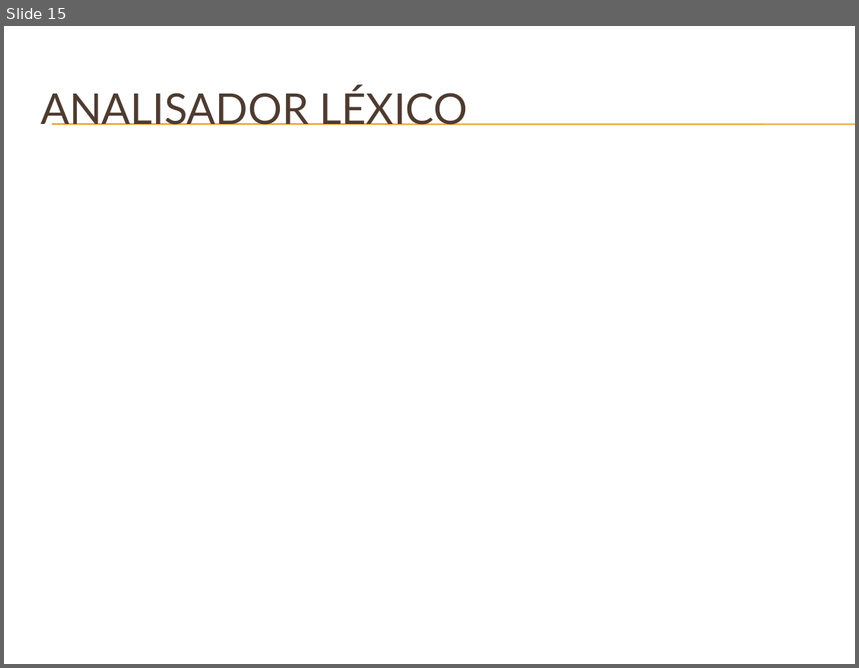
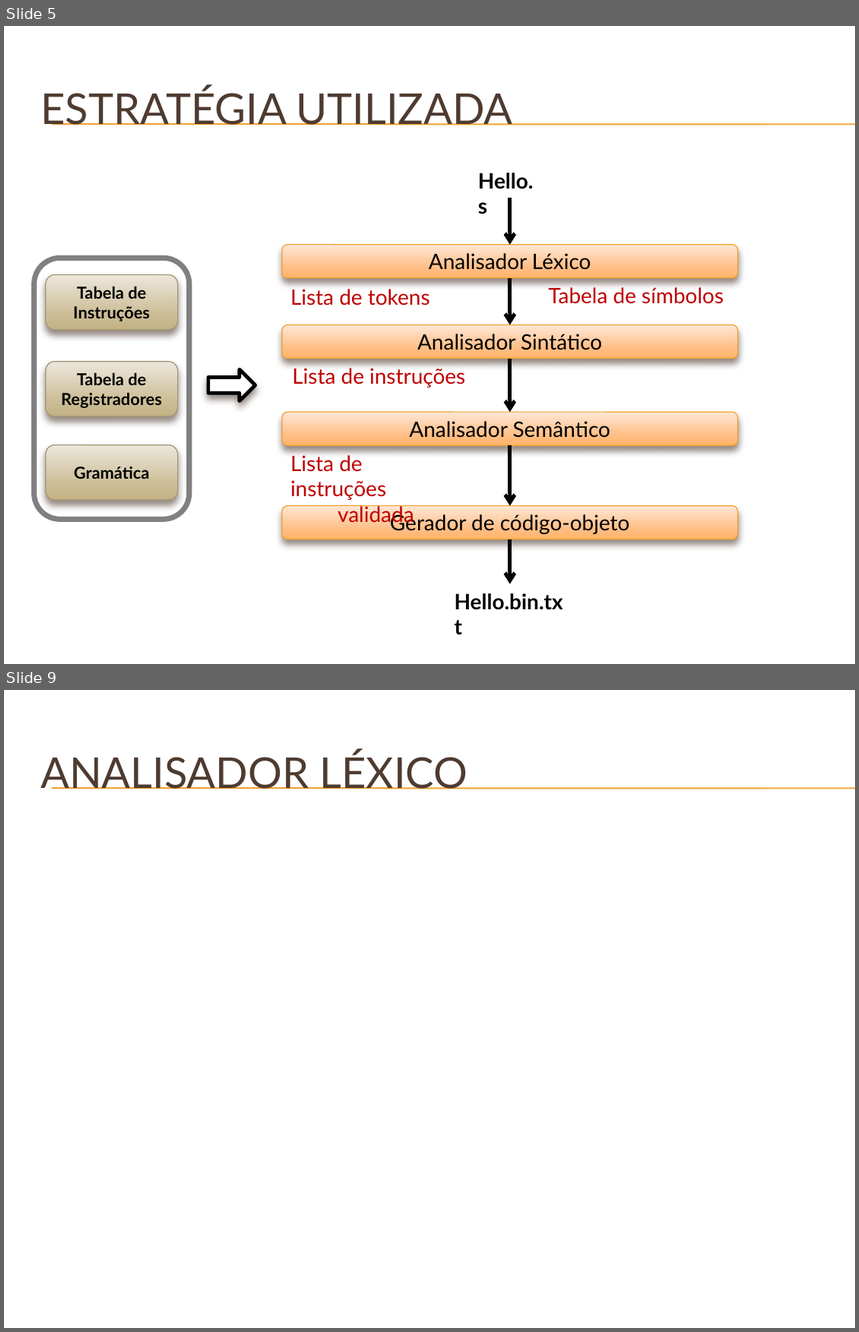
Before and after one commit to phdenis40/mips-assembler-unb, a slide deck: doc/Apresentação do GMAG – Software Básico.pptx. Shown one above the other, each under a label of ours: slide 15 before the commit, slides 5 and 9 after it; the slides between them are not shown. The pictures are 859x668 and 859x1332 pixels, drawn with LibreOffice and Linux fonts; fonts in the diff are those of the drawing; background and template pictures are left out. Boxes give left, top, right and bottom in pixels: in the first picture for what was removed or moved away, otherwise in the second. Text is boxed around its words. In the diff, an @@ line names an element or a change of style, - is before the commit and + after.

```diff
--- a/doc/Apresentação do GMAG – Software Básico.pptx
+++ b/doc/Apresentação do GMAG – Software Básico.pptx
@@ slide 5 added at (4,26,855,664), background picture (left out); not listed: 2 template elements that a slide beside it also shows @@
@@ title added at (40,87,512,126), 36 pt, text #4E3B30 @@
+ESTRATÉGIA UTILIZADA
@@ text added at (478,173,534,214), 18 pt, text #000000, bold @@
+Hello.s
@@ arrow added from (509, 198) to (509, 245), #000000 3 pt @@
@@ rounded rectangle added at (282,245,737,278), fill gradient #FFE7D7 to #FFBE84 to #FFB468, outline #F0A22E 0.79 pt, 18 pt, text #000000 @@
+Analisador Léxico
@@ group added at (34,259,189,520): 4 rounded rectangles @@
+Tabela de Instruções
+Tabela de Registradores
+Gramática
@@ text added at (291,289,430,306), 18 pt, text #C00000 @@
+Lista de tokens
@@ arrow added from (509, 278) to (509, 325), #000000 3 pt @@
@@ text added at (548,287,724,304), 18 pt, text #C00000 @@
+Tabela de símbolos
@@ rounded rectangle added at (282,325,737,358), fill gradient #FFE7D7 to #FFBE84 to #FFB468, outline #F0A22E 0.79 pt, 18 pt, text #000000 @@
+Analisador Sintático
@@ text added at (292,365,465,388), 18 pt, text #C00000 @@
+Lista de instruções
@@ arrow added from (509, 359) to (509, 412), #000000 3 pt @@
@@ right arrow added at (208,370,255,401), fill #FFFFFF, outline #000000 3 pt @@
@@ rounded rectangle added at (282,412,737,446), fill gradient #FFE7D7 to #FFBE84 to #FFB468, outline #F0A22E 0.79 pt, 18 pt, text #000000 @@
+Analisador Semântico
@@ text added at (291,452,414,527), 18 pt, text #C00000 @@
+Lista de instruções
+validada
@@ arrow added from (509, 446) to (509, 506), #000000 3 pt @@
@@ rounded rectangle added at (282,506,737,539), fill gradient #FFE7D7 to #FFBE84 to #FFB468, outline #F0A22E 0.79 pt, 18 pt, text #000000 @@
+Gerador de código-objeto
@@ arrow added from (509, 539) to (509, 585), #000000 3 pt @@
@@ text added at (455,594,563,610), 18 pt, text #000000, bold @@
+Hello.bin.txt
@@ what was slide 15 is now slide 9 @@
```
Also in this commit, not shown: 5 slides changed, 11 other slides added, 12 slides removed.
